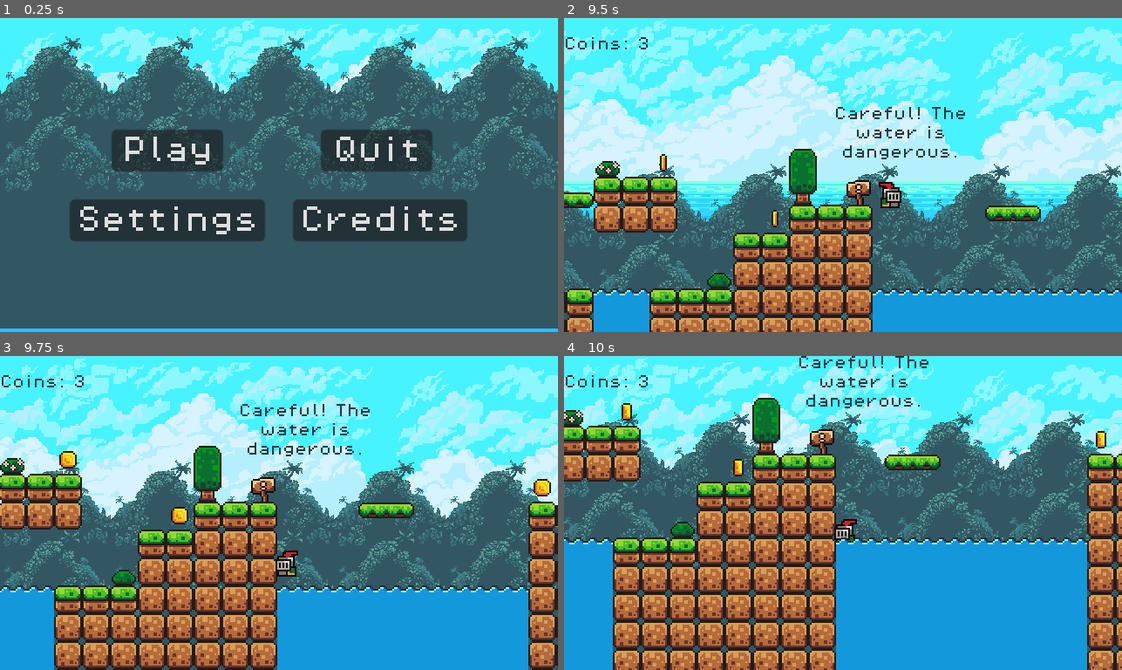
Above: before the commit, frames 1-4 (two rows, left to right).
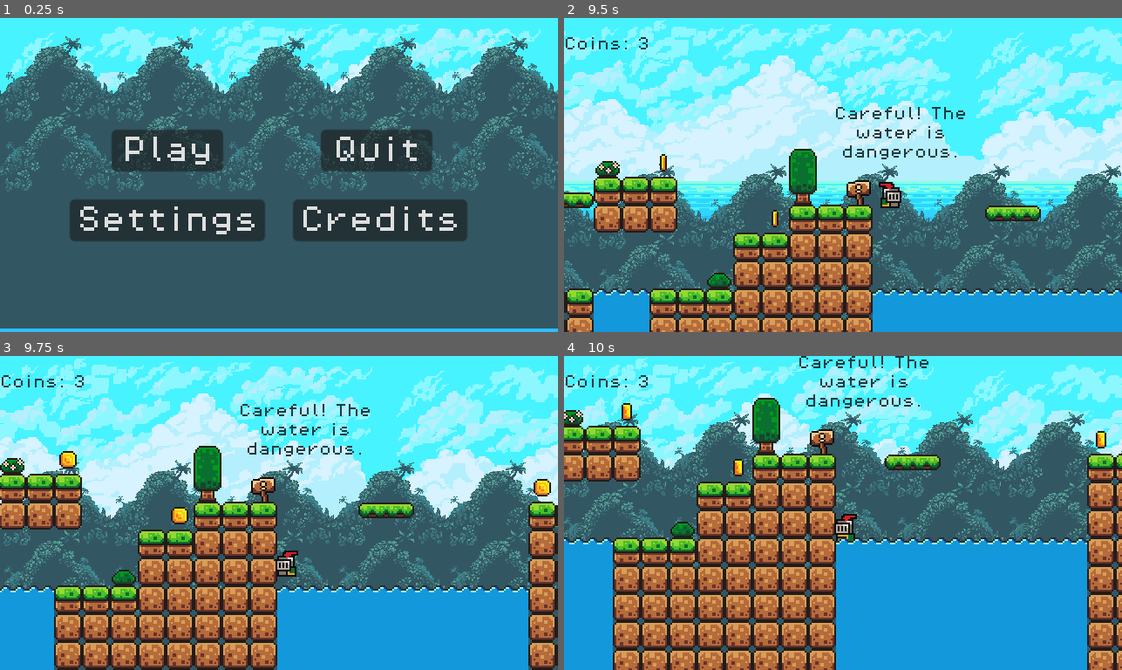
Above: after the commit, the same moments.

Repository: Bwgga/Overleaf
Game: Godot game, scene res://scenes/main_page.tscn
Same seed, same stepped clock (60 frames per second), same inputs: the game is played once before the commit and once after it.
Inputs:
- Up to frame 1 (0.25 s): no input
- Up to frame 2 (9.5 s): click "Play" at 0.5 s; click "Demo" at 1.25 s; hold Right (move_right) 2.03-3.53 s; tap Space (jump) at 2.27, 3.02, 4.52, 5.27, 6.02, 7.52, 8.27, 9.02 s; hold Left (move_left) 3.53-5.78 s; hold Right (move_right) from 5.78 s (still down)
- Up to frame 3 (9.75 s): release Right (move_right) at 9.53 s; hold Left (move_left) from 9.53 s (still down)
- Up to frame 4 (10 s): keep holding Left (move_left)

Frames 1-3 are identical in both runs. In frame 4, 0.2% of the frame differs, in the area x 48-53%, y 50-59%.

Commit message:
added mob, death animation (only works in water)

Diff:
--- a/scenes/demo_lvl.tscn
+++ b/scenes/demo_lvl.tscn
@@ -6,6 +6,7 @@
 [ext_resource type="PackedScene" uid="uid://d0ii1kyw08agv" path="res://scenes/coin.tscn" id="4_vhtng"]
 [ext_resource type="PackedScene" uid="uid://bju3scse1nrsb" path="res://scenes/bg.tscn" id="5_wh4w7"]
 [ext_resource type="FontFile" uid="uid://dkcdht4s7cl25" path="res://assets/brackeys_platformer_assets/fonts/PixelOperator8.ttf" id="6_p1hrw"]
+[ext_resource type="PackedScene" uid="uid://cevn30gv6wun1" path="res://scenes/demo_mob.tscn" id="7_7xt7m"]
 
 [sub_resource type="Animation" id="Animation_cwe7q"]
 length = 0.001
@@ -265,4 +266,7 @@
 text = "
 Coins: 0"
 
+[node name="Node2D" parent="." index="9" instance=ExtResource("7_7xt7m")]
+position = Vector2(-273, -41)
+
 [connection signal="body_entered" from="Killzone" to="Player" method="_on_killzone_body_entered"]
--- /dev/null
+++ b/scenes/demo_mob.gd
@@ -0,0 +1 @@
+extends AnimatedSprite2D
--- /dev/null
+++ b/scenes/demo_mob.tscn
@@ -0,0 +1,45 @@
+[gd_scene load_steps=8 format=3 uid="uid://cevn30gv6wun1"]
+
+[ext_resource type="Texture2D" uid="uid://barn223rumc62" path="res://assets/mob_idle.png" id="1_1xcr3"]
+[ext_resource type="Script" path="res://scenes/demo_mob.gd" id="2_kj33c"]
+[ext_resource type="PackedScene" uid="uid://dbuaq7wiywak2" path="res://scenes/killzone.tscn" id="3_vao8y"]
+
+[sub_resource type="AtlasTexture" id="AtlasTexture_tou1r"]
+atlas = ExtResource("1_1xcr3")
+region = Rect2(0, 0, 30, 17)
+
+[sub_resource type="AtlasTexture" id="AtlasTexture_mp3of"]
+atlas = ExtResource("1_1xcr3")
+region = Rect2(30, 0, 30, 17)
+
+[sub_resource type="SpriteFrames" id="SpriteFrames_bwqam"]
+animations = [{
+"frames": [{
+"duration": 1.0,
+"texture": SubResource("AtlasTexture_tou1r")
+}, {
+"duration": 1.0,
+"texture": SubResource("AtlasTexture_mp3of")
+}],
+"loop": true,
+"name": &"default",
+"speed": 4.0
+}]
+
+[sub_resource type="RectangleShape2D" id="RectangleShape2D_vy8vh"]
+size = Vector2(12, 10)
+
+[node name="Node2D" type="Node2D"]
+
+[node name="Demo mob" type="AnimatedSprite2D" parent="."]
+sprite_frames = SubResource("SpriteFrames_bwqam")
+autoplay = "default"
+frame = 1
+frame_progress = 0.591162
+script = ExtResource("2_kj33c")
+
+[node name="Killzone" parent="Demo mob" instance=ExtResource("3_vao8y")]
+
+[node name="CollisionShape2D" type="CollisionShape2D" parent="Demo mob/Killzone"]
+position = Vector2(8, 0)
+shape = SubResource("RectangleShape2D_vy8vh")
--- a/scenes/player.tscn
+++ b/scenes/player.tscn
@@ -7,6 +7,22 @@
 radius = 5.0
 height = 16.0
 
+[sub_resource type="AtlasTexture" id="AtlasTexture_4wb2g"]
+atlas = ExtResource("1_e05i8")
+region = Rect2(0, 224, 32, 32)
+
+[sub_resource type="AtlasTexture" id="AtlasTexture_c5bom"]
+atlas = ExtResource("1_e05i8")
+region = Rect2(32, 224, 32, 32)
+
+[sub_resource type="AtlasTexture" id="AtlasTexture_tcgs0"]
+atlas = ExtResource("1_e05i8")
+region = Rect2(64, 224, 32, 32)
+
+[sub_resource type="AtlasTexture" id="AtlasTexture_et4rl"]
+atlas = ExtResource("1_e05i8")
+region = Rect2(96, 224, 32, 32)
+
 [sub_resource type="AtlasTexture" id="AtlasTexture_knou4"]
 atlas = ExtResource("1_e05i8")
 region = Rect2(0, 0, 32, 32)
@@ -93,6 +109,23 @@
 
 [sub_resource type="SpriteFrames" id="SpriteFrames_st1fp"]
 animations = [{
+"frames": [{
+"duration": 1.0,
+"texture": SubResource("AtlasTexture_4wb2g")
+}, {
+"duration": 1.0,
+"texture": SubResource("AtlasTexture_c5bom")
+}, {
+"duration": 1.0,
+"texture": SubResource("AtlasTexture_tcgs0")
+}, {
+"duration": 1.0,
+"texture": SubResource("AtlasTexture_et4rl")
+}],
+"loop": false,
+"name": &"death",
+"speed": 5.0
+}, {
 "frames": [{
 "duration": 1.0,
 "texture": SubResource("AtlasTexture_knou4")
@@ -184,7 +217,4 @@
 [node name="AnimatedSprite2D" type="AnimatedSprite2D" parent="."]
 position = Vector2(0, -12)
 sprite_frames = SubResource("SpriteFrames_st1fp")
-animation = &"idle"
-autoplay = "idle"
-frame = 1
-frame_progress = 0.884925
+animation = &"death"
--- a/scripts/killzone.gd
+++ b/scripts/killzone.gd
@@ -3,8 +3,9 @@
 @onready var timer = $Timer
 
 func _on_body_entered(body):
+	# print("Killzone detects " + str(body))
 	timer.start()
-	body.get_node("CollisionShape2D").queue_free()
+	body.get_node("AnimatedSprite2D").play("death")
 
 func _on_timer_timeout():
 	get_tree().reload_current_scene()
--- a/scripts/player.gd
+++ b/scripts/player.gd
@@ -60,4 +60,5 @@
 
 func _on_killzone_body_entered(body):
 	has_died = true
-	# add death animation (?)
+	# animated_sprite.stop()
+	# animated_sprite.play("death")
Binary file added: assets/mob_idle.png
Not shown, added: assets/mob_idle.png.import
Not shown: 1 places in scenes/demo_lvl.tscn that only renumber resources
Not shown: 1 places in scenes/player.tscn that only renumber resources
